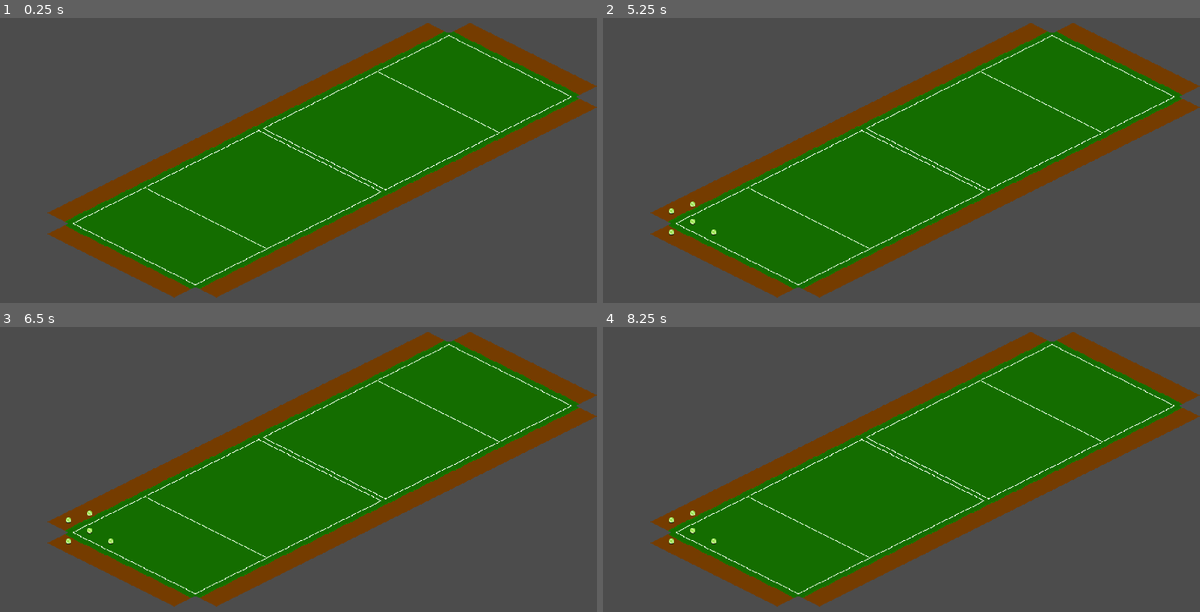
Above: before the commit, frames 1-4 (two rows, left to right).
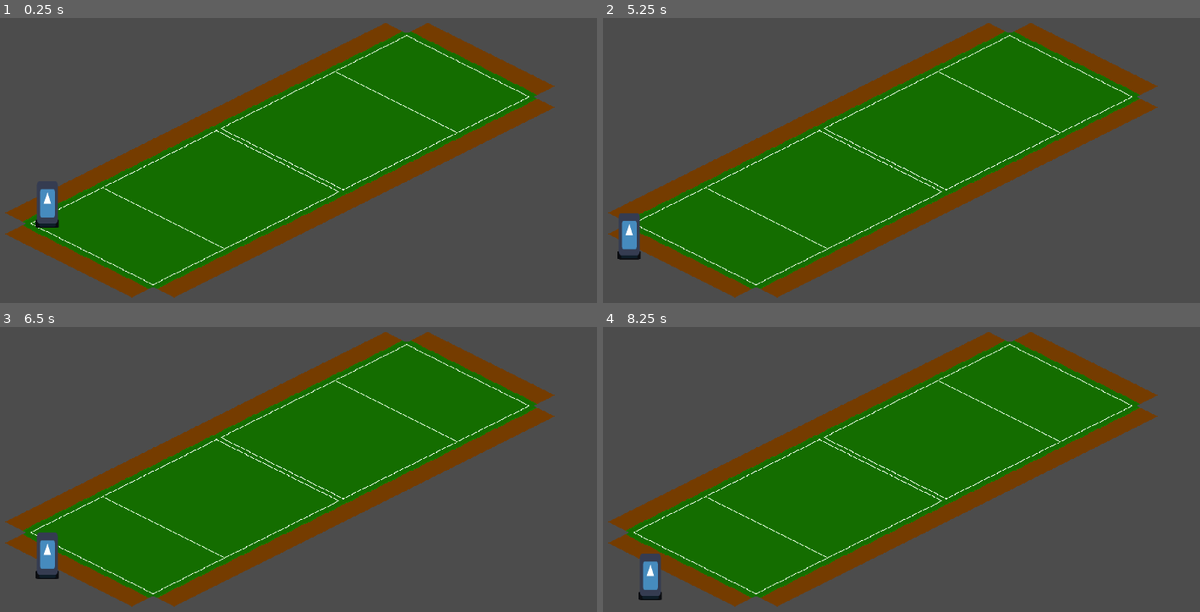
Above: after the commit, the same moments.

Repository: flarkminator/HF_01
Game: Godot game, scene res://Scenes/TestMap.tscn
The game is run twice, just before and just after one commit, with the same random seed, the same clock (stepped at 60 frames per second) and the same inputs. The engine's default icon, where the game draws it, is replaced by a stand-in: a white triangle on a blue panel in a dark square.
Inputs:
- Up to frame 1 (0.25 s): no input
- Up to frame 2 (5.25 s): tap Enter at 0.5, 2, 3.5 s; hold Right (ui_right) 0.53-1.28 s; tap A (ui_spawnball) every 0.75 s from 0.6 to 5.1 s; tap Space at 1.25, 2.75, 4.25 s; hold Down (ui_down) 1.28-2.03 s; hold Right (ui_right) 2.03-2.78 s; hold Page Up (ui_page_up) 2.78-3.53 s; hold Left (ui_left) 3.53-5.03 s; hold Down (ui_down) from 5.03 s (still down)
- Up to frame 3 (6.5 s): release Down (ui_down) at 5.78 s; hold Right (ui_right) from 5.78 s (still down); tap A (ui_spawnball) at 5.85 s
- Up to frame 4 (8.25 s): release Right (ui_right) at 6.53 s; hold Page Up (ui_page_up) 6.53-7.28 s; tap A (ui_spawnball) at 6.6, 7.35, 8.1 s; hold Right (ui_right) 7.28-8.03 s; hold Down (ui_down) from 8.03 s (still down)

The runs differ from the first frame. In frame 1, 24% of the frame differs, in the area x 0-100%, y 1-99%; in frame 2, 24%; in frame 3, 24%; in frame 4, 24%.
Error before the commit: Invalid call. Nonexistent function 'move_ball' in base 'Nil'. (res://Scripts/TestMap.gd:18)

Commit message:
Added a player character. You can move it around with the arrow keys.

Diff:
--- /dev/null
+++ b/Scenes/Player.tscn
@@ -0,0 +1,28 @@
+[gd_scene load_steps=4 format=2]
+
+[ext_resource path="res://Scripts/Player.gd" type="Script" id=1]
+[ext_resource path="res://icon.png" type="Texture" id=2]
+
+[sub_resource type="SpriteFrames" id=1]
+animations = [ {
+"frames": [ ExtResource( 2 ) ],
+"loop": true,
+"name": "default",
+"speed": 5.0
+} ]
+
+[node name="Player" type="Node2D"]
+script = ExtResource( 1 )
+__meta__ = {
+"_edit_group_": true
+}
+
+[node name="Sprite" type="Sprite" parent="."]
+modulate = Color( 0.215686, 0.215686, 0.215686, 1 )
+scale = Vector2( 0.55, 0.2 )
+texture = ExtResource( 2 )
+
+[node name="AnimatedSprite" type="AnimatedSprite" parent="."]
+position = Vector2( 0, -32 )
+scale = Vector2( 0.5, 1 )
+frames = SubResource( 1 )
--- a/Scenes/TestMap.tscn
+++ b/Scenes/TestMap.tscn
@@ -1,8 +1,9 @@
-[gd_scene load_steps=4 format=2]
+[gd_scene load_steps=5 format=2]
 
 [ext_resource path="res://Scripts/TestMap.gd" type="Script" id=1]
 [ext_resource path="res://Scenes/TennisBall.tscn" type="PackedScene" id=2]
 [ext_resource path="res://TileSets/GroundTiles_Grass.tres" type="TileSet" id=3]
+[ext_resource path="res://Scenes/Player.tscn" type="PackedScene" id=4]
 
 [node name="TestMap" type="Node2D"]
 script = ExtResource( 1 )
@@ -15,7 +16,10 @@
 format = 1
 tile_data = PoolIntArray( -655344, 13, 0, -655343, 13, 0, -655342, 13, 0, -655341, 13, 0, -655340, 13, 0, -655339, 13,  …(2151 unchanged characters)…
 
+[node name="Player" parent="." instance=ExtResource( 4 )]
+position = Vector2( 256, 400 )
+
 [node name="Camera2D" type="Camera2D" parent="."]
-position = Vector2( 512, 300 )
+position = Vector2( 576, 300 )
 current = true
 zoom = Vector2( 0.5, 0.5 )
--- a/Scripts/Global.gd
+++ b/Scripts/Global.gd
@@ -1,8 +1,10 @@
 extends Node
 #warning-ignore-all:unused_class_variable
 
+var PixelsPerTile_x = 64
+var PixelsPerTile_y = 32
 var PixelsPerMeter = 26.095
-#var PixelsPerMeter = 35.777
+
 var angle_of_tileMap = deg2rad(26.57) # from degrees into radians
 var meter2pixel_scalar = cos(angle_of_tileMap)
 
--- /dev/null
+++ b/Scripts/Player.gd
@@ -0,0 +1,21 @@
+extends Node2D
+
+func _ready():
+	pass
+
+
+
+func _input(event):
+	if Input.is_action_just_pressed("ui_up"):
+		move_by(Vector2(1, 0))
+	if Input.is_action_just_pressed("ui_down"):
+		move_by(Vector2(-1, 0))
+	if Input.is_action_just_pressed("ui_right"):
+		move_by(Vector2(0, 1))
+	if Input.is_action_just_pressed("ui_left"):
+		move_by(Vector2(0, -1))
+
+func move_by(num_steps : Vector2):
+	var xPixels = num_steps.x * Global.PixelsPerTile_x / 2 + num_steps.y * Global.PixelsPerTile_x / 2
+	var yPixels = num_steps.y * Global.PixelsPerTile_y / 2 - num_steps.x * Global.PixelsPerTile_y / 2
+	position = Vector2(position.x + xPixels, position.y + yPixels)
--- a/Scripts/TestMap.gd
+++ b/Scripts/TestMap.gd
@@ -7,22 +7,6 @@
 func _ready():
 	pass
 
-func _input(event):
-	if Input.is_action_just_pressed("ui_spawnball"):
-		spawn_tennis_ball()
-	if Input.is_action_just_pressed("ui_up"):
-		active_ball.move_ball(Vector3(1.371, 0, 0))
-	if Input.is_action_just_pressed("ui_down"):
-		active_ball.move_ball(Vector3(-1.371, 0, 0))
-	if Input.is_action_just_pressed("ui_right"):
-		active_ball.move_ball(Vector3(0, 1.371, 0))
-	if Input.is_action_just_pressed("ui_left"):
-		active_ball.move_ball(Vector3(0, -1.371, 0))
-	if Input.is_action_just_pressed("ui_page_up"):
-		active_ball.move_ball(Vector3(0, 0, 1))
-	if Input.is_action_just_pressed("ui_page_down"):
-		active_ball.move_ball(Vector3(0, 0, -1))
-
 func spawn_tennis_ball():
 	var starting_position = Global.MeterToPixel(Vector3(-9 * 1.371, 17 * 1.371, 0))
 	active_ball = TennisBall.instance()
